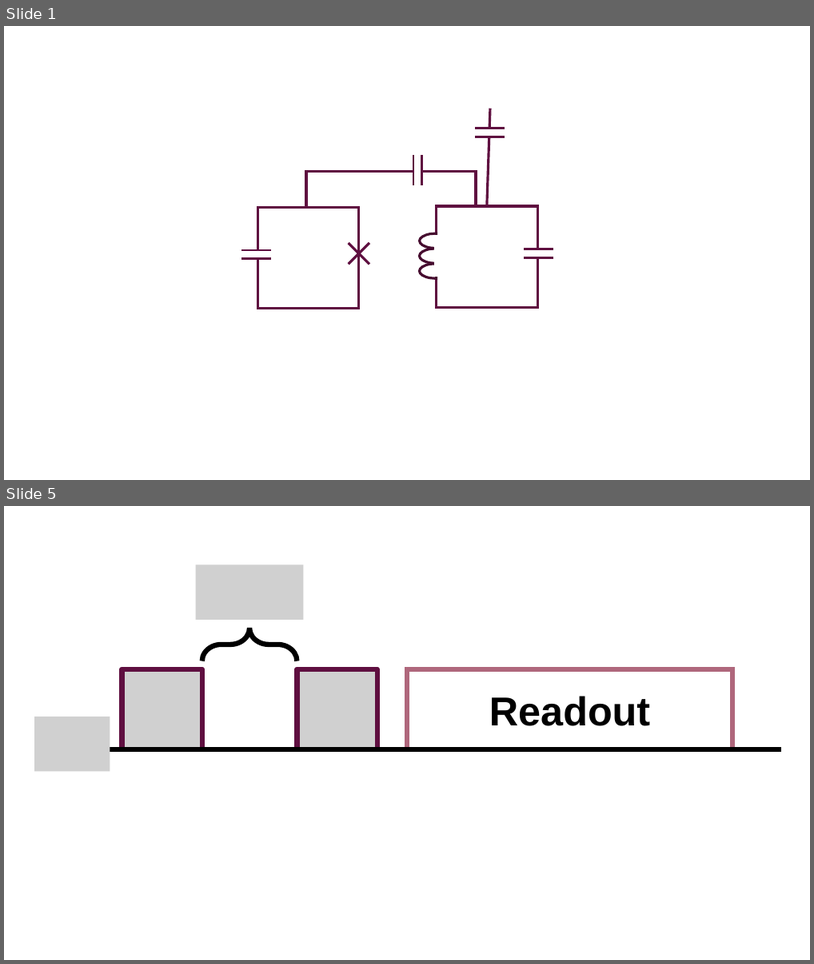
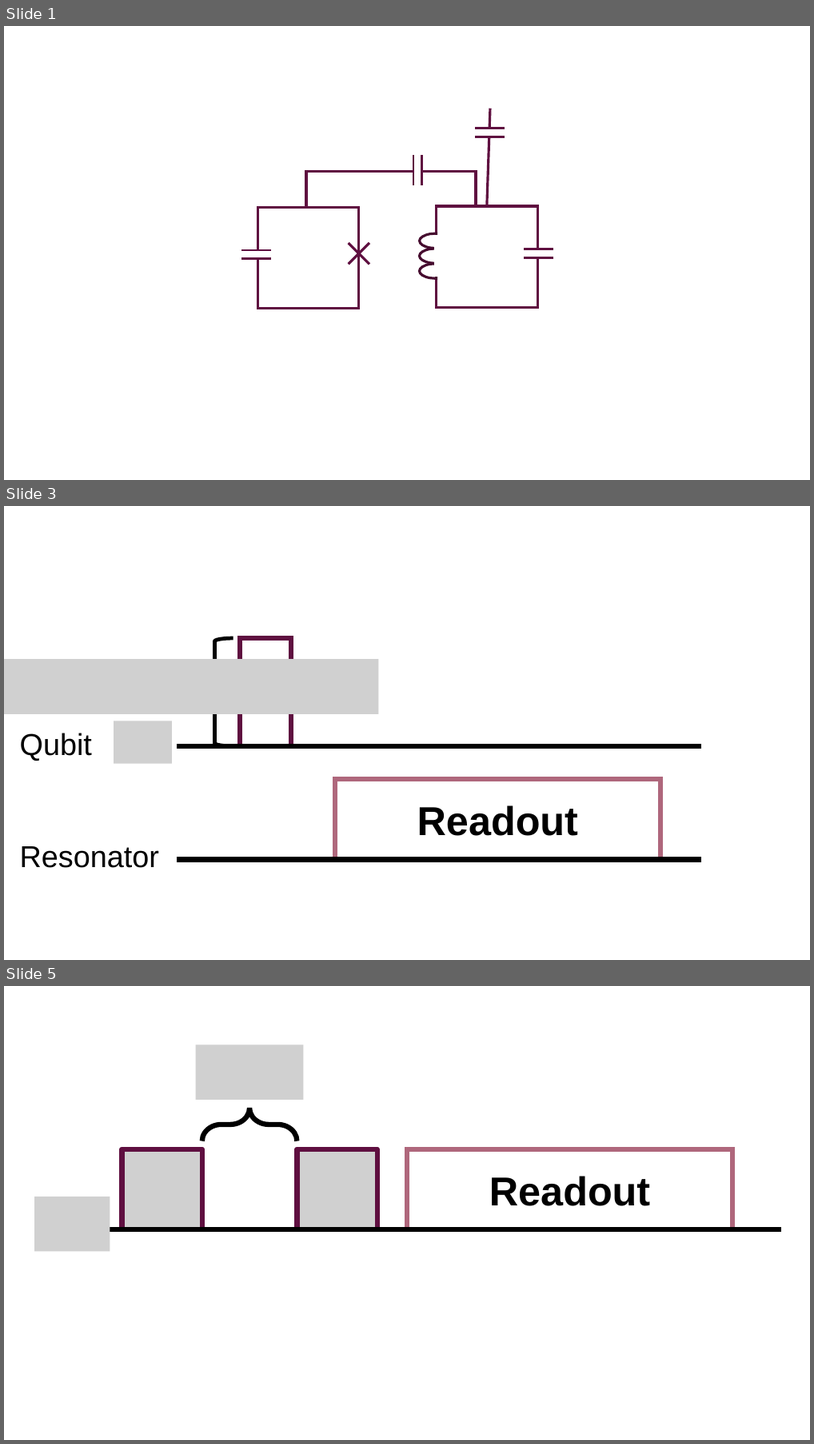
Before and after one commit to JohannSeverin/Master_Thesis, a slide deck: Figs/circuits.pptx. Shown one above the other, each under a label of ours: slides 1 and 5 before the commit, slides 1, 3 and 5 after it; the slides between them are not shown. The pictures are 814x964 and 814x1444 pixels, drawn with LibreOffice and Linux fonts; fonts in the diff are those of the drawing; grey boxes stand for pictures. Boxes give left, top, right and bottom in pixels: in the first picture for what was removed or moved away, otherwise in the second. Text is boxed around its words. In the diff, an @@ line names an element or a change of style, - is before the commit and + after.

```diff
--- a/Figs/circuits.pptx
+++ b/Figs/circuits.pptx
@@ slide 3 added at bbox=[4, 506, 810, 960], background #FFFFFF @@
@@ right brace added at bbox=[196, 638, 234, 745], outline #000000 4.5 pt @@
@@ rectangle added at bbox=[240, 638, 290, 745], outline #5F0F40 6 pt @@
@@ picture added at bbox=[4, 659, 379, 714] @@
@@ picture added at bbox=[114, 720, 171, 764] @@
@@ text added at bbox=[20, 732, 92, 760], 36 pt, text #000000 @@
+Qubit
@@ line added from (177, 746) to (702, 746), #000000 6 pt @@
@@ rectangle added at bbox=[335, 779, 661, 860], outline #AF677C 6 pt, 48 pt, text #000000, bold @@
+Readout
@@ text added at bbox=[20, 846, 159, 868], 36 pt, text #000000 @@
+Resonator
@@ line added from (177, 860) to (702, 860), #000000 6 pt @@
```
Also in this commit, not shown: 2 slides changed, 1 slide removed, 37 other files.
